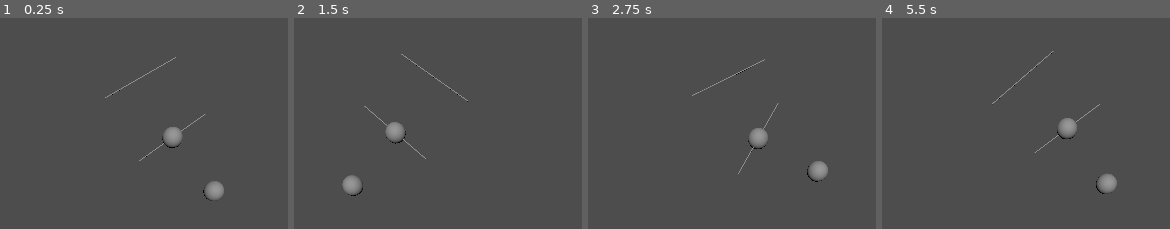
Above: before the commit, frames 1-4 (left to right).
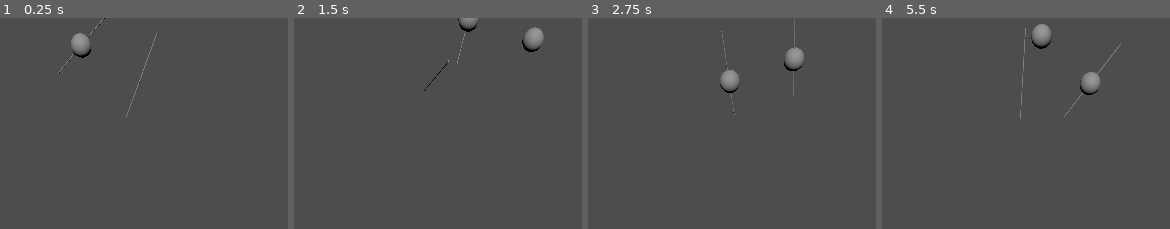
Above: after the commit, the same moments.

Repository: Jannat123665/Group1_Assignment-3
Game: Godot game, scene res://DoublePendulum3D.tscn
The game is run twice, just before and just after one commit, with the same random seed, the same clock (stepped at 60 frames per second) and the same inputs. Before the commit the project has no main scene; this scene is started directly in both runs.
Inputs:
- Up to frame 1 (0.25 s): no input
- Up to frame 2 (1.5 s): no input
- Up to frame 3 (2.75 s): no input
- Up to frame 4 (5.5 s): no input

The runs differ from the first frame. In frame 1, 1.9% of the frame differs, in the area x 20-78%, y 0-87%; in frame 2, 2.0%; in frame 3, 2.2%; in frame 4, 2.4%, in the area x 38-83%, y 2-84%.

Commit message:
Slight Changes in scene tree and variables

Diff:
--- a/doublependulum/DoublePendulum3D.tscn
+++ b/doublependulum/DoublePendulum3D.tscn
@@ -16,20 +16,20 @@
 transform = Transform3D(0.005, 0, 0, 0, 0.2, 0, 0, 0, 0.005, 0.0012877, 1.00256, -0.000618279)
 mesh = SubResource("CylinderMesh_1h5y7")
 
-[node name="Bob2" type="MeshInstance3D" parent="Arm1/String1"]
-transform = Transform3D(20, 0, 0, 0, 0.5, 0, 0, 0, 20, -0.25754, -1.17588, 0.123656)
+[node name="Bob2" type="MeshInstance3D" parent="Arm1"]
+transform = Transform3D(0.1, 0, 0, 0, 0.1, 0, 0, 0, 0.1, 8.73115e-11, 0.767384, 1.01863e-09)
 mesh = SubResource("SphereMesh_astre")
 skeleton = NodePath("")
 
-[node name="Arm2" type="Node3D" parent="Arm1/String1/Bob2"]
-transform = Transform3D(10, 0, 0, 0, 10, 0, 0, 0, 10, 0.0101201, -7.69395, 0.000103315)
+[node name="Arm2" type="Node3D" parent="Arm1"]
+transform = Transform3D(1, 0, 0, 0, 1, 0, 0, 0, 1, 0.00101201, -0.00201106, 1.03325e-05)
 
-[node name="String1" type="MeshInstance3D" parent="Arm1/String1/Bob2/Arm2"]
+[node name="String1" type="MeshInstance3D" parent="Arm1/Arm2"]
 transform = Transform3D(0.005, 0, 0, 0, 0.2, 0, 0, 0, 0.005, 0.00154297, 0.551972, -0.00151759)
 mesh = SubResource("CylinderMesh_1h5y7")
 
-[node name="Bob2" type="MeshInstance3D" parent="Arm1/String1/Bob2/Arm2/String1"]
-transform = Transform3D(20, 0, 0, 0, 0.5, 0, 0, 0, 20, -0.25754, -1.17589, 0.123656)
+[node name="Bob2" type="MeshInstance3D" parent="Arm1/Arm2"]
+transform = Transform3D(0.1, 0, 0, 0, 0.1, 0, 0, 0, 0.1, 0.00025527, 0.316794, -0.00089931)
 mesh = SubResource("SphereMesh_astre")
 skeleton = NodePath("")
 
--- a/doublependulum/double_pendulum_3d.gd
+++ b/doublependulum/double_pendulum_3d.gd
@@ -1,38 +1,35 @@
 extends Node3D
 
-# Constants for pendulum simulation
 var g: float = 9.81 # gravity
-var length1: float = 1.0 # length of the first pendulum arm
-var length2: float = 1.0 # length of the second pendulum arm
+var length1: float = -1.0 # length of the first pendulum arm
+var length2: float = -1.0 # length of the second pendulum arm
 var mass1: float = 1.0 # mass of the first pendulum bob
 var mass2: float = 1.0 # mass of the second pendulum bob
 
-# Initial angles and angular velocities
 var angle1: float = PI / 4 # start angle for the first arm
 var angle2: float = PI / 6 # start angle for the second arm
 var angle1_velocity: float = 0.0
 var angle2_velocity: float = 0.0
 
-# Nodes for the pendulum parts
 var arm1: Node3D
 var arm2: Node3D
 var bob1: Node3D
 var bob2: Node3D
 
 func _ready():
-	# Initialize nodes based on your specified hierarchy
+
 	arm1 = $Arm1/String1
-	bob1 = $Arm1/String1/Bob2
-	arm2 = $Arm1/String1/Bob2/Arm2/String1
-	bob2 = $Arm1/String1/Bob2/Arm2/String1/Bob2
+	bob1 = $Arm1/Bob2
+	arm2 = $Arm1/Arm2/String1
+	bob2 = $Arm1/Arm2/Bob2
 
-	# Check if nodes are assigned correctly
+
 	if arm1 == null or bob1 == null or arm2 == null or bob2 == null:
 		print("Error: One or more nodes are not assigned correctly.")
 		return
 
 func _physics_process(delta):
-	# Update the angles using the double pendulum equations
+
 	var num1 = -g * (2 * mass1 + mass2) * sin(angle1)
 	var num2 = -mass2 * g * sin(angle1 - 2 * angle2)
 	var num3 = -2 * sin(angle1 - angle2) * mass2
@@ -47,29 +44,29 @@
 	denominator = length2 * (2 * mass1 + mass2 - mass2 * cos(2 * angle1 - 2 * angle2))
 	var angle2_acceleration = (num1 * (num2 + num3 + num4)) / denominator
 
-	# Update angular velocities and angles
+
 	angle1_velocity += angle1_acceleration * delta
 	angle2_velocity += angle2_acceleration * delta
 	angle1 += angle1_velocity * delta
 	angle2 += angle2_velocity * delta
 
-	# Update positions to ensure they are connected in the intended plane
+	#
 	update_pendulum_positions()
 
 func update_pendulum_positions():
-	# Calculate the exact position of bob1 based on angle1
+
 	var bob1_position = Vector3(length1 * sin(angle1), -length1 * cos(angle1), 0)
 	bob1.global_transform.origin = arm1.global_transform.origin + bob1_position
 
-	# Position and rotate arm1 to point towards bob1
-	arm1.look_at(bob1.global_transform.origin, Vector3(0, 1, 0))
 
-	# Explicitly position arm2 at bob1’s position and align with bob2
+	arm1.look_at(bob1.global_transform.origin, Vector3(1, 1, 1))
+
+
 	arm2.global_transform.origin = bob1.global_transform.origin
 
-	# Calculate the exact position of bob2 based on angle2, relative to arm2
+
 	var bob2_position = Vector3(length2 * sin(angle2), -length2 * cos(angle2), 0)
 	bob2.global_transform.origin = arm2.global_transform.origin + bob2_position
 
-	# Position and rotate arm2 to point towards bob2
-	arm2.look_at(bob2.global_transform.origin, Vector3(0, 1, 0))
+
+	arm2.look_at(bob2.global_transform.origin, Vector3(1, 1, 1))
--- a/doublependulum/project.godot
+++ b/doublependulum/project.godot
@@ -11,5 +11,5 @@
 [application]
 
 config/name="MovingGlider"
-run/main_scene="res://main.tscn"
+run/main_scene="res://DoublePendulum3D.tscn"
 config/features=PackedStringArray("4.3", "Forward Plus")
